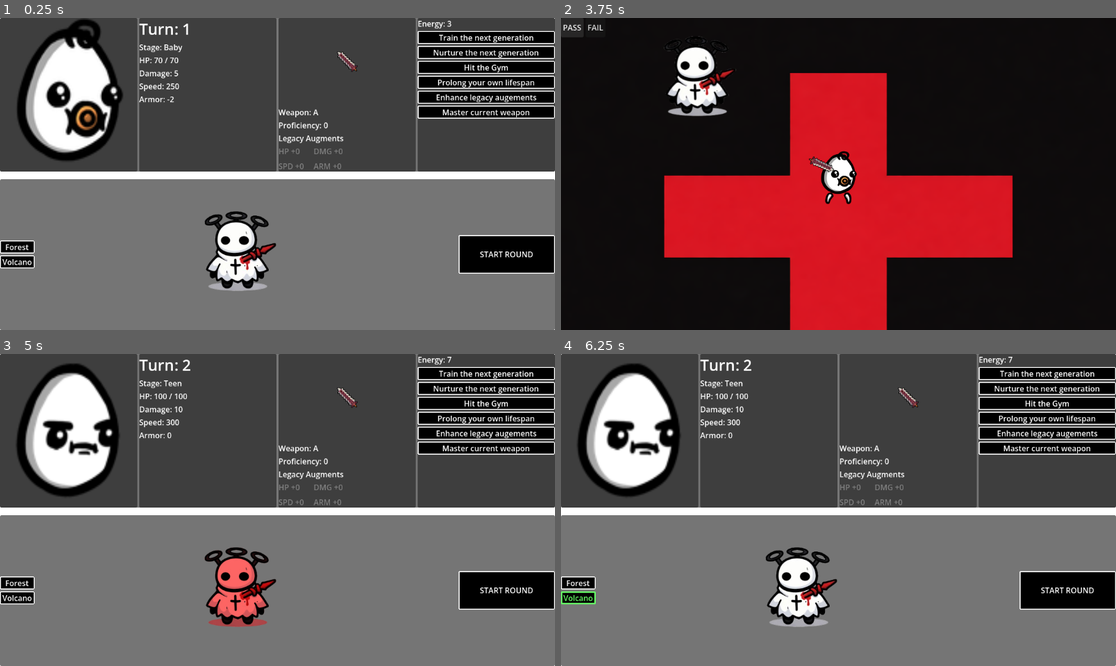
Above: before the commit, frames 1-4 (two rows, left to right).
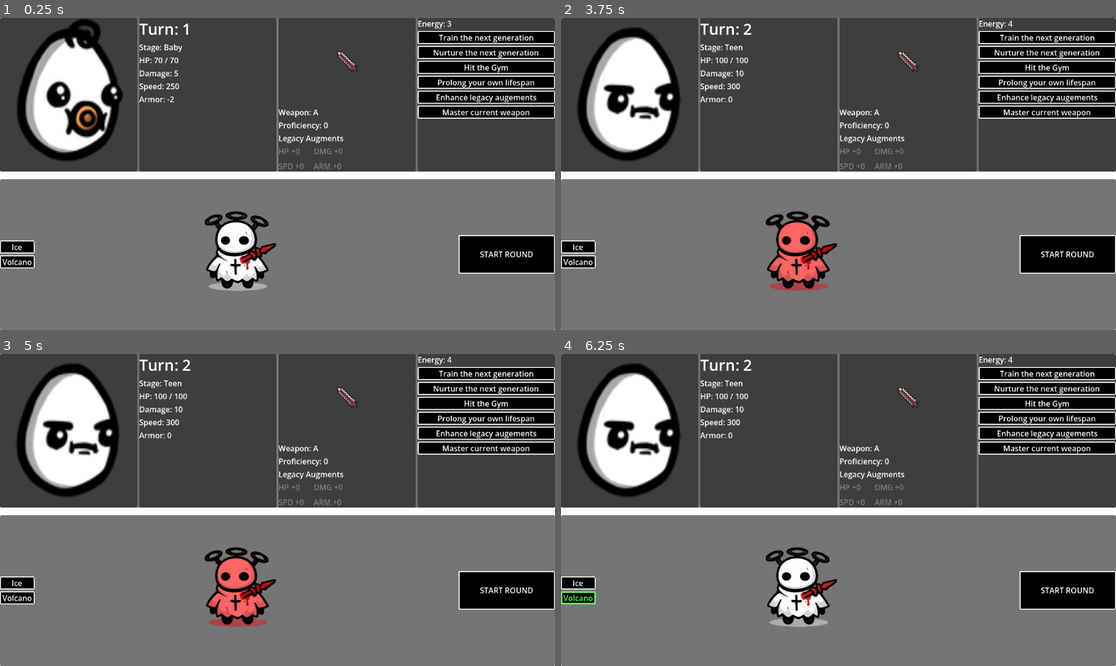
Above: after the commit, the same moments.

Repository: JZ-Zhou-UofC/Calgary-Hacks-2026-John-Vincent
Game: Godot game, scene res://scenes/main.tscn
Two runs of this game, one before a commit and one after it. Both use one fixed random seed, a clock stepped at 60 frames per second and the inputs below.
Inputs (mouse positions are in pixels of both pictures, inside the frame that each line leads up to):
- Up to frame 1 (0.25 s): no input
- Up to frame 2 (3.75 s): click "Forest" (after the commit: "Ice") at 0.5 s; click "Volcano" at 1.25 s; click (805, 255) at 2 s; click "START ROUND" at 2.75 s; click "PASS" at 3.5 s
- Up to frame 3 (5 s): click (33, 363) at 4.25 s, where only the run before the commit has a clickable "FAIL"
- Up to frame 4 (6.25 s): click "Forest" (after the commit: "Ice") at 5 s; click "Volcano" at 5.75 s

The runs differ from the first frame. In frame 1, less than 0.1% of the frame differs, in the area x 1-6%, y 72-75%; in frame 2, 91%, in the area x 0-100%, y 0-100%; in frame 3, less than 0.1%; in frame 4, less than 0.1%.

Commit message:
yetti spawing

Diff:
--- /dev/null
+++ b/scenes/actors/Yeti/Yeti.tscn
@@ -0,0 +1,14 @@
+[gd_scene format=3 uid="uid://cecvvxxs02rh1"]
+
+[ext_resource type="Script" uid="uid://cqwgtfitkquur" path="res://scenes/actors/Yeti/yeti.gd" id="1_ajgeo"]
+[ext_resource type="Texture2D" uid="uid://cm24f4iq33e66" path="res://assets/characters/yeti.png" id="2_qxowd"]
+
+[node name="Yeti" type="CharacterBody2D" unique_id=422515826]
+script = ExtResource("1_ajgeo")
+
+[node name="Sprite2D" type="Sprite2D" parent="." unique_id=875653014]
+texture = ExtResource("2_qxowd")
+
+[node name="DirectionTimer" type="Timer" parent="." unique_id=263909632]
+wait_time = 3.0
+autostart = true
--- /dev/null
+++ b/scenes/actors/Yeti/yeti.gd
@@ -0,0 +1,73 @@
+extends CharacterBody2D
+
+#################################################
+# CONSTANTS
+#################################################
+
+const ARENA_HALF_SIZE = Vector2(600, 400)
+
+#################################################
+# NODE REFERENCES
+#################################################
+
+@onready var sprite: Sprite2D = $Sprite2D
+@onready var direction_timer: Timer = $DirectionTimer
+
+#################################################
+# MOVEMENT
+#################################################
+
+@export var speed: float = 80.0
+
+var direction: Vector2
+
+#################################################
+# READY
+#################################################
+
+func _ready():
+
+	sprite.texture = preload("res://assets/characters/yeti.png")
+
+	randomize_direction()
+
+	direction_timer.timeout.connect(randomize_direction)
+
+	z_index = 5
+
+#################################################
+# MOVEMENT
+#################################################
+
+func _physics_process(delta):
+
+	velocity = direction * speed
+
+	move_and_slide()
+
+	check_bounds()
+
+#################################################
+# RANDOM MOVEMENT
+#################################################
+
+func randomize_direction():
+
+	direction = Vector2(
+		randf_range(-1, 1),
+		randf_range(-1, 1)
+	).normalized()
+
+#################################################
+# KEEP INSIDE ARENA
+#################################################
+
+func check_bounds():
+
+	var pos = global_position
+
+	if pos.x < -ARENA_HALF_SIZE.x or pos.x > ARENA_HALF_SIZE.x:
+		direction.x *= -1
+
+	if pos.y < -ARENA_HALF_SIZE.y or pos.y > ARENA_HALF_SIZE.y:
+		direction.y *= -1
--- a/scenes/arena/arena.gd
+++ b/scenes/arena/arena.gd
@@ -14,7 +14,9 @@
 @onready var player_spawn: Marker2D = $PlayerSpawn
 @onready var boss_spawn: Marker2D = $BossSpawn
 @onready var actor_container: Node2D = $ActorContainer
+var yeti_scene = preload("res://scenes/actors/Yeti/Yeti.tscn")
 
+@onready var yeti_spawn_timer: Timer = $YetiSpawnTimer
 #################################################
 # SCENES
 #################################################
@@ -27,7 +29,8 @@
 #################################################
 
 var background_textures = {
-	"Boss": preload("res://assets/boss_map.png")
+	"Boss": preload("res://assets/boss_map.png"),
+	#"Ice": preload("res://assets/ice_map.png")
 }
 
 #################################################
@@ -41,8 +44,12 @@
 
 	if GameState.selected_map == "Boss":
 		spawn_boss()
+
+	elif GameState.selected_map == "Ice":
+		start_yeti_spawning()
 	else:
 		spawn_normal_enemies()
+
 
 #################################################
 # LOAD BACKGROUND
@@ -131,5 +138,40 @@
 	else:
 		GameState.gain_energy(3)
 
-		GameState.advance_turn()
-		SceneManager.goto_hub()
+	GameState.advance_turn()
+	SceneManager.goto_hub()
+
+
+#################################################
+# YETI SPAWNING
+#################################################
+func start_yeti_spawning():
+
+	if yeti_spawn_timer == null:
+		push_error("YetiSpawnTimer not found")
+		return
+
+	yeti_spawn_timer.timeout.connect(spawn_yeti)
+
+	yeti_spawn_timer.start()
+
+	print("Yeti spawning started")
+
+
+
+func spawn_yeti():
+
+	var yeti = yeti_scene.instantiate()
+
+	yeti.global_position = get_random_spawn_position()
+
+	actor_container.add_child(yeti)
+
+	print("Yeti spawned at:", yeti.global_position)
+
+func get_random_spawn_position():
+
+	return Vector2(
+		randf_range(-580, 580),
+		randf_range(-380, 380)
+	)
--- a/scenes/arena/arena.tscn
+++ b/scenes/arena/arena.tscn
@@ -70,5 +70,7 @@
 
 [node name="ActorContainer" type="Node2D" parent="." unique_id=914673634]
 
+[node name="YetiSpawnTimer" type="Timer" parent="." unique_id=1979937568]
+
 [connection signal="pressed" from="CanvasLayer/HBoxContainer/PassButton" to="." method="_on_pass_button_pressed"]
 [connection signal="pressed" from="CanvasLayer/HBoxContainer/FailButton" to="." method="_on_fail_button_pressed"]
--- a/scenes/hub/hub.gd
+++ b/scenes/hub/hub.gd
@@ -104,7 +104,7 @@
 
 func setup_map_panel():
 
-	map_button_1.text = "Forest"
+	map_button_1.text = "Ice"
 	map_button_2.text = "Volcano"
 
 #################################################
@@ -132,7 +132,7 @@
 
 func _on_map_button_1_pressed():
 
-	GameState.selected_map = "Forest"
+	GameState.selected_map = "Ice"
 	update_map_selection_visual()
 	update_start_button()
 
@@ -160,7 +160,7 @@
 
 	match GameState.selected_map:
 
-		"Forest":
+		"Ice":
 			map_button_1.modulate = Color(0.4, 1, 0.4)
 
 		"Volcano":
Binary file added: assets/characters/yeti.png
Not shown, added: assets/characters/yeti.png.import
Not shown, added: scenes/actors/Yeti/yeti.gd.uid
